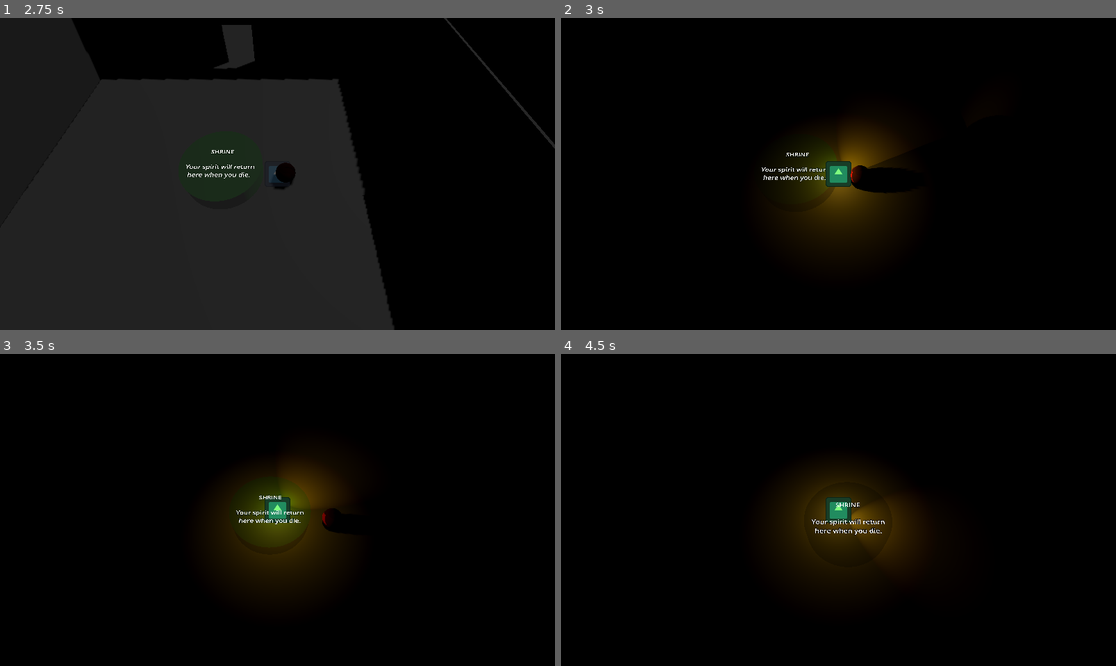
Above: before the commit, frames 1-4 (two rows, left to right).
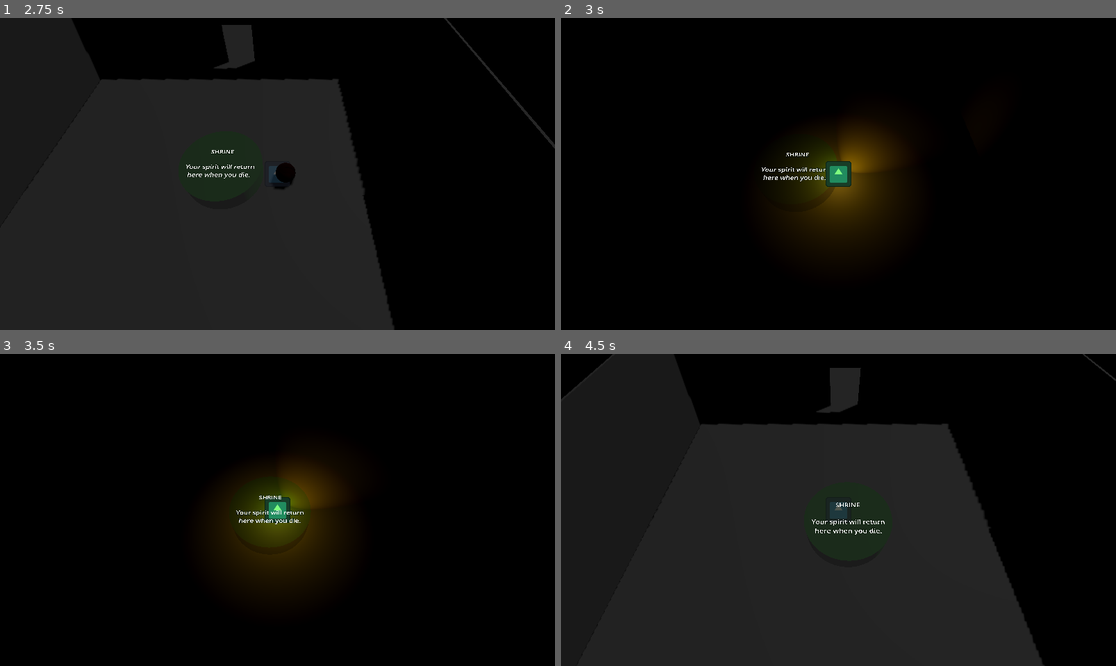
Above: after the commit, the same moments.

Repository: Rusty-Rat-Studios/dead-living-and-dying
Game: Godot game, scene res://game.tscn
Same seed, same stepped clock (60 frames per second), same inputs: the game is played once before the commit and once after it. The engine's default icon, where the game draws it, is replaced by a stand-in: a white triangle on a blue panel in a dark square.
Inputs (mouse positions are in pixels of both pictures, inside the frame that each line leads up to):
- Up to frame 1 (2.75 s): click "START" at 0.5 s; tap Enter at 1.25 s; move the mouse to (399, 158) at 1.27 s; hold Right (ui_right) 1.28-2.03 s; tap Tab at 1.35, 2.1 s; move the mouse to (166, 189) at 2.02 s; hold Down (ui_down) from 2.03 s (still down)
- Up to frame 2 (3 s): move the mouse to (894, 105) at 2.77 s; release Down (ui_down) at 2.78 s; hold Right (ui_right) from 2.78 s (still down); tap Tab at 2.85 s
- Up to frame 3 (3.5 s): keep holding Right (ui_right)
- Up to frame 4 (4.5 s): move the mouse to (810, 572) at 3.52 s; release Right (ui_right) at 3.53 s; hold Up (ui_up) 3.53-4.28 s; tap Tab at 3.6, 4.35 s; move the mouse to (1005, 556) at 4.27 s; hold Left (ui_left) from 4.28 s (still down)

Frame 1 is identical in both runs. In frame 2, 0.7% of the frame differs, in the area x 52-62%, y 45-57%; in frame 3, 0.1%; in frame 4, 65%, in the area x 0-100%, y 0-100%.
Error after the commit: Invalid call. Nonexistent function 'activate_hit_cooldown' in base 'CharacterBody3D (Player)'. (res://player/state_dead.gd:53)

Commit message:
Add flash during hit cooldown; update reset functions

Diff:
--- a/game.gd
+++ b/game.gd
@@ -57,6 +57,8 @@
 
 	# reset player
 	player.reset()
+	# reset corpse
+	corpse.reset()
 
 
 func _on_player_state_changed(state_name: String) -> void:
@@ -67,6 +69,7 @@
 			player.light_spot.visible = true
 			light_directional.visible = false
 			$World/RoomCenter/Hurtbox/Label3D.text = "HURTBOX\n\nCome here to\nget hurt ;_ ;"
+			corpse.reset()
 		"Dying":
 			player.light_omni.visible = true
 			player.light_spot.visible = true
--- a/player/corpse.gd
+++ b/player/corpse.gd
@@ -2,6 +2,10 @@
 
 func _ready() -> void:
 	body_entered.connect(_on_body_entered)
+	reset()
+
+
+func reset() -> void:
 	visible = false
 	deactivate_collision()
 
@@ -18,6 +22,5 @@
 
 func _on_body_entered(body: Node3D) -> void:
 	if body == PlayerHandler.get_player():
-		visible = false
-		deactivate_collision()
+		reset()
 		SignalBus.emit_signal("player_revived", global_position)
--- a/player/player.gd
+++ b/player/player.gd
@@ -3,16 +3,22 @@
 
 # used to set cooldown timer
 const HIT_COOLDOWN: float = 2.0
+# used to flash player sprite while hit cooldown active
+const HIT_FLASH_SPEED: float = 0.3
+const FLASH_OPACITY: float = 0.2
 
 var state_machine: Node
 # used to check whether mouse or controller was last used to look around
 var last_mouse_pos: Vector2
 
 @onready var hit_cooldown_active: bool = false
+# used to toggle opacity while hit cooldown active
+@onready var hit_flash: bool = false
 @onready var speed: float = 6.0
 @onready var light_omni: OmniLight3D = $OmniLight3D
 @onready var light_spot: SpotLight3D = $LightOffset/SpotLight3D
 @onready var camera: Camera3D = $RotationOffset/Camera3D
+@onready var sprite: Sprite3D = $RotationOffset/Sprite3D
 
 # store initial position to return to when calling reset()
 @onready var starting_position: Vector3 = position
@@ -26,8 +32,12 @@
 	light_omni.light_color = Color("GOLDENROD")
 	light_spot.light_color = Color("GOLDENROD")
 
+	$HitCooldown.wait_time = HIT_COOLDOWN
+	$HitFlash.wait_time = HIT_FLASH_SPEED
+
+	$HitCooldown.timeout.connect(_on_hit_cooldown_timeout)
+	$HitFlash.timeout.connect(_on_hit_flash_timeout)
 	$DamageDetector.area_entered.connect(_on_enemy_area_entered)
-	$HitCooldown.timeout.connect(_on_hit_cooldown_timeout)
 
 
 func init(state_machine: Node) -> void:
@@ -37,6 +47,9 @@
 func reset() -> void:
 	# return to starting position and state
 	position = starting_position
+	hit_cooldown_active = false
+	$HitCooldown.stop()
+	$HitFlash.stop()
 	state_machine.change_state(state_machine.starting_state)
 
 
@@ -108,12 +121,21 @@
 
 
 func hit() -> void:
+	# pass signal for state-specific behavior
+	SignalBus.emit_signal("player_hurt")
+
+
+# utility function for activating i-frames, can be called separately
+# from hit signal
+# e.g. for respawning, to ensure player can't immediately take damage
+# optional "flash" argument to disable the flashing animation
+func take_damage(flash: bool = true) -> void:
 	hit_cooldown_active = true
 	# start hit cooldown
-	$HitCooldown.wait_time = HIT_COOLDOWN
 	$HitCooldown.start()
-	# pass signal for state-specific behavior
-	SignalBus.emit_signal("player_hurt")
+	if flash:
+		hit_flash = true
+		$HitFlash.start()
 
 
 func _on_enemy_area_entered(_area: Area3D) -> void:
@@ -125,5 +147,17 @@
 func _on_hit_cooldown_timeout() -> void:
 	# deactivate invincibility frames
 	hit_cooldown_active = false
+	# stop flashing animation
+	$HitFlash.stop()
 	if $DamageDetector.has_overlapping_areas():
 		hit()
+
+
+func _on_hit_flash_timeout() -> void:
+	print("hit flash timeout, hit flash: ", hit_flash)
+	var current_color: Color = sprite.get_modulate()
+	if hit_flash:
+		sprite.modulate = Color(current_color, FLASH_OPACITY)
+	else:
+		sprite.modulate = Color(current_color, 1)
+	hit_flash = not hit_flash
--- a/player/player.tscn
+++ b/player/player.tscn
@@ -41,6 +41,8 @@
 [node name="HitCooldown" type="Timer" parent="."]
 one_shot = true
 
+[node name="HitFlash" type="Timer" parent="."]
+
 [node name="DamageDetector" type="Area3D" parent="."]
 collision_layer = 0
 collision_mask = 4
--- a/player/state_dead.gd
+++ b/player/state_dead.gd
@@ -49,4 +49,6 @@
 
 func _on_player_revived(corpse_global_position: Vector3) -> void:
 	parent.global_position = corpse_global_position
+	# provide i-frames on revive
+	parent.activate_hit_cooldown(false)
 	parent.state_machine.change_state(state_living)
--- a/player/state_dying.gd
+++ b/player/state_dying.gd
@@ -31,4 +31,6 @@
 
 
 func _on_player_hurt() -> void:
+	# activate i-frames without flash
+	parent.take_damage(false)
 	parent.state_machine.change_state(state_dead)
--- a/player/state_living.gd
+++ b/player/state_living.gd
@@ -31,4 +31,5 @@
 
 
 func _on_player_hurt() -> void:
+	parent.take_damage()
 	parent.state_machine.change_state(state_dying)
